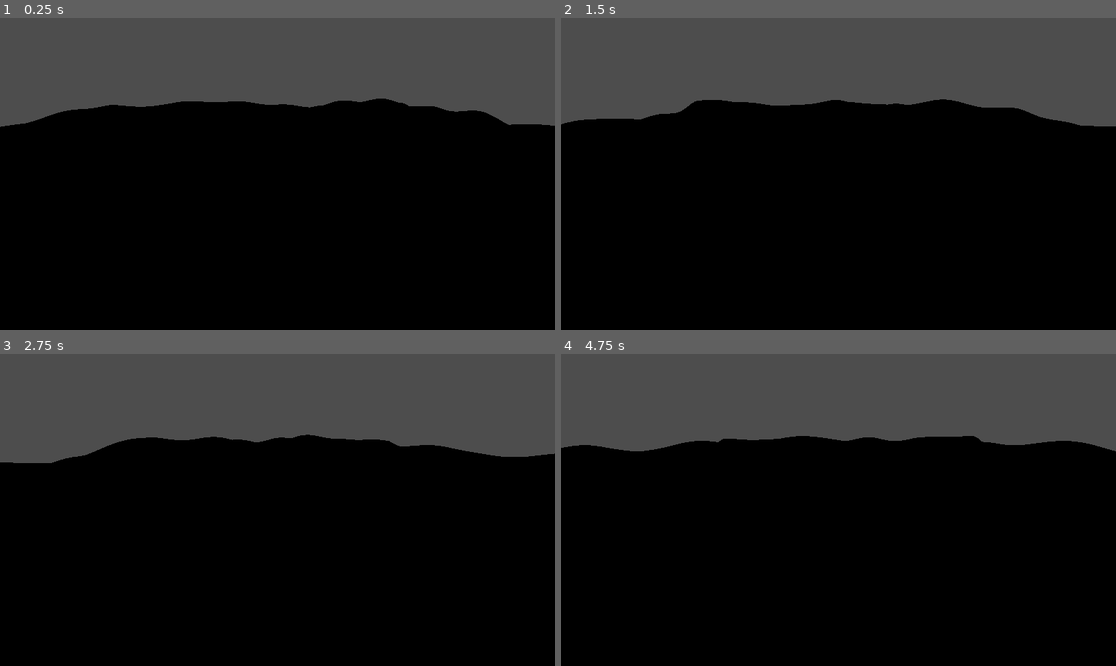
Above: before the commit, frames 1-4 (two rows, left to right).
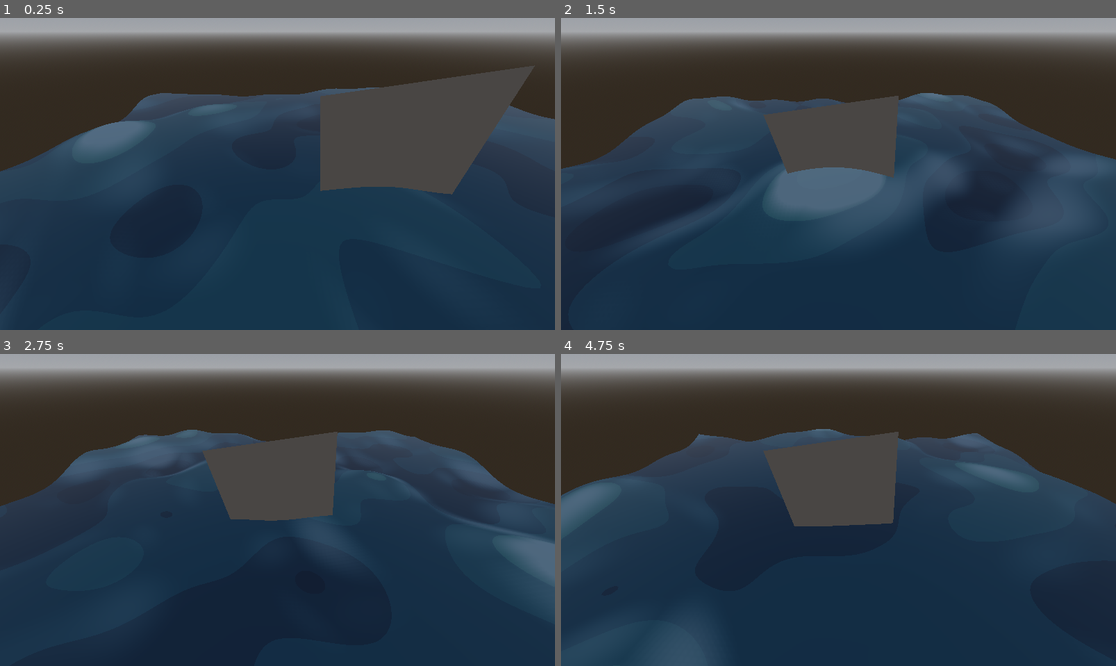
Above: after the commit, the same moments.

Repository: Anthony-Maxwell1/Pirate-Plunder
Game: Godot game, scene res://scenes/Main.tscn
The game is run twice, just before and just after one commit, with the same random seed, the same clock (stepped at 60 frames per second) and the same inputs. This scene is started directly instead of the project's main scene.
Inputs:
- Up to frame 1 (0.25 s): no input
- Up to frame 2 (1.5 s): no input
- Up to frame 3 (2.75 s): no input
- Up to frame 4 (4.75 s): no input

The runs differ from the first frame. In frame 1, 92% of the frame differs, in the area x 0-100%, y 0-100%; in frame 2, 96%; in frame 3, 95%; in frame 4, 96%.

Commit message:
Added movement, and added camera following

Diff:
--- a/scenes/Main.tscn
+++ b/scenes/Main.tscn
@@ -1,6 +1,9 @@
 [gd_scene format=3 uid="uid://d304frvn1y4sb"]
 
 [ext_resource type="Material" uid="uid://b5jaug2th2hcd" path="res://assets/shaders/ocean/ocean.tres" id="1_elqb8"]
+[ext_resource type="Script" uid="uid://djuelgfrbwyfs" path="res://scenes/OceanParticles.gd" id="2_rvslj"]
+[ext_resource type="Script" uid="uid://bnwao7jm4ponn" path="res://scripts/Boat.gd" id="3_0bbpv"]
+[ext_resource type="Script" uid="uid://ckqh22v375glq" path="res://scripts/CameraScript.gd" id="4_rarhs"]
 
 [sub_resource type="PlaneMesh" id="PlaneMesh_qnwvq"]
 material = ExtResource("1_elqb8")
@@ -8,23 +11,81 @@
 subdivide_width = 200
 subdivide_depth = 200
 
-[sub_resource type="StandardMaterial3D" id="StandardMaterial3D_elqb8"]
+[sub_resource type="ParticleProcessMaterial" id="ParticleProcessMaterial_elqb8"]
+direction = Vector3(1, 1, 0)
+initial_velocity_min = 6.0
+initial_velocity_max = 12.0
+damping_min = 0.2
+damping_max = 1.0
+scale_over_velocity_max = 2.0
 
-[sub_resource type="QuadMesh" id="QuadMesh_rvslj"]
-material = SubResource("StandardMaterial3D_elqb8")
+[sub_resource type="StandardMaterial3D" id="StandardMaterial3D_rvslj"]
+albedo_color = Color(0.83463854, 0.9219541, 0.9999997, 1)
+
+[sub_resource type="SphereMesh" id="SphereMesh_elqb8"]
+material = SubResource("StandardMaterial3D_rvslj")
+radius = 0.2
+height = 0.4
+radial_segments = 4
+rings = 1
+
+[sub_resource type="Skin" id="Skin_rvslj"]
+
+[sub_resource type="ProceduralSkyMaterial" id="ProceduralSkyMaterial_rvslj"]
+
+[sub_resource type="Sky" id="Sky_0bbpv"]
+sky_material = SubResource("ProceduralSkyMaterial_rvslj")
+
+[sub_resource type="Environment" id="Environment_rarhs"]
+background_mode = 2
+sky = SubResource("Sky_0bbpv")
+
+[sub_resource type="StandardMaterial3D" id="StandardMaterial3D_rarhs"]
+cull_mode = 2
+
+[sub_resource type="QuadMesh" id="QuadMesh_vcsgt"]
+material = SubResource("StandardMaterial3D_rarhs")
+size = Vector2(16, 16)
+orientation = 0
 
 [node name="Main" type="Node3D" unique_id=1698877648]
 
 [node name="Ocean" type="MeshInstance3D" parent="." unique_id=1221419041]
 mesh = SubResource("PlaneMesh_qnwvq")
 
-[node name="Camera3D" type="Camera3D" parent="." unique_id=957180265]
-transform = Transform3D(1, 0, 0, 0, 0.9248384, 0.38036025, 0, -0.38036025, 0.9248384, 0, 5.699724, 46.009956)
-
-[node name="Ship" type="MeshInstance3D" parent="." unique_id=520689657]
-mesh = SubResource("QuadMesh_rvslj")
+[node name="GPUParticles3D" type="GPUParticles3D" parent="Ocean" unique_id=1952732723]
+transform = Transform3D(1, 0, 0, 0, 1, 0, 0, 0, 1, -40.489727, 8.181105, 0)
+emitting = false
+amount = 80
+lifetime = 0.6
+one_shot = true
+explosiveness = 1.0
+process_material = SubResource("ParticleProcessMaterial_elqb8")
+draw_pass_1 = SubResource("SphereMesh_elqb8")
+draw_skin = SubResource("Skin_rvslj")
+script = ExtResource("2_rvslj")
 
 [node name="OmniLight3D" type="OmniLight3D" parent="." unique_id=1392114494]
 transform = Transform3D(1, 0, 0, 0, 1, 0, 0, 0, 1, 109.59184, 53.63585, -48.798717)
 light_energy = 16.0
 light_size = 0.753
+
+[node name="WorldEnvironment" type="WorldEnvironment" parent="." unique_id=468407791]
+environment = SubResource("Environment_rarhs")
+
+[node name="Boat" type="MeshInstance3D" parent="." unique_id=1681880987]
+transform = Transform3D(0.9923732, 0.12180909, 4.642763e-07, -0.12062117, 0.9827161, -0.13921778, -0.016961168, 0.13818096, 0.99008936, 0.36953017, 5.074165, -0.105214015)
+mesh = SubResource("QuadMesh_vcsgt")
+script = ExtResource("3_0bbpv")
+draft = 5.0
+move_speed = null
+turn_speed = null
+accel = null
+drag = null
+
+[node name="Camera3D" type="Camera3D" parent="." unique_id=957180265 node_paths=PackedStringArray("target")]
+transform = Transform3D(-4.371139e-08, -0.57357645, 0.81915206, 0, 0.81915206, 0.57357645, -1, 2.5071824e-08, -3.5806274e-08, 0, 5.699724, 46.009956)
+script = ExtResource("4_rarhs")
+target = NodePath("../Boat")
+fixed_y = 20.0
+distance = Vector2(25, 0)
--- a/scripts/CameraScript.gd
+++ b/scripts/CameraScript.gd
@@ -1,12 +1,22 @@
-extends Camera2D
+extends Node3D
 
-@export var speed := 50.0
+@export var target: Node3D
+@export var follow_speed := 5.0
+@export var fixed_y := 0.0
+@export var distance: Vector2
 
-# Called when the node enters the scene tree for the first time.
-func _ready() -> void:
-	pass # Replace with function body.
+func _process(delta):
+	if target == null:
+		return
 
+	var target_pos = target.global_position
 
-# Called every frame. 'delta' is the elapsed time since the previous frame.
-func _process(delta: float) -> void:
-	position.x += speed * delta
+	# Keep your Y, follow X and Z
+	var desired_pos = Vector3(
+		target_pos.x + distance.x,
+		fixed_y,
+		target_pos.z + distance.y
+	)
+
+	# Smooth movement
+	global_position = global_position.lerp(desired_pos, follow_speed * delta)
